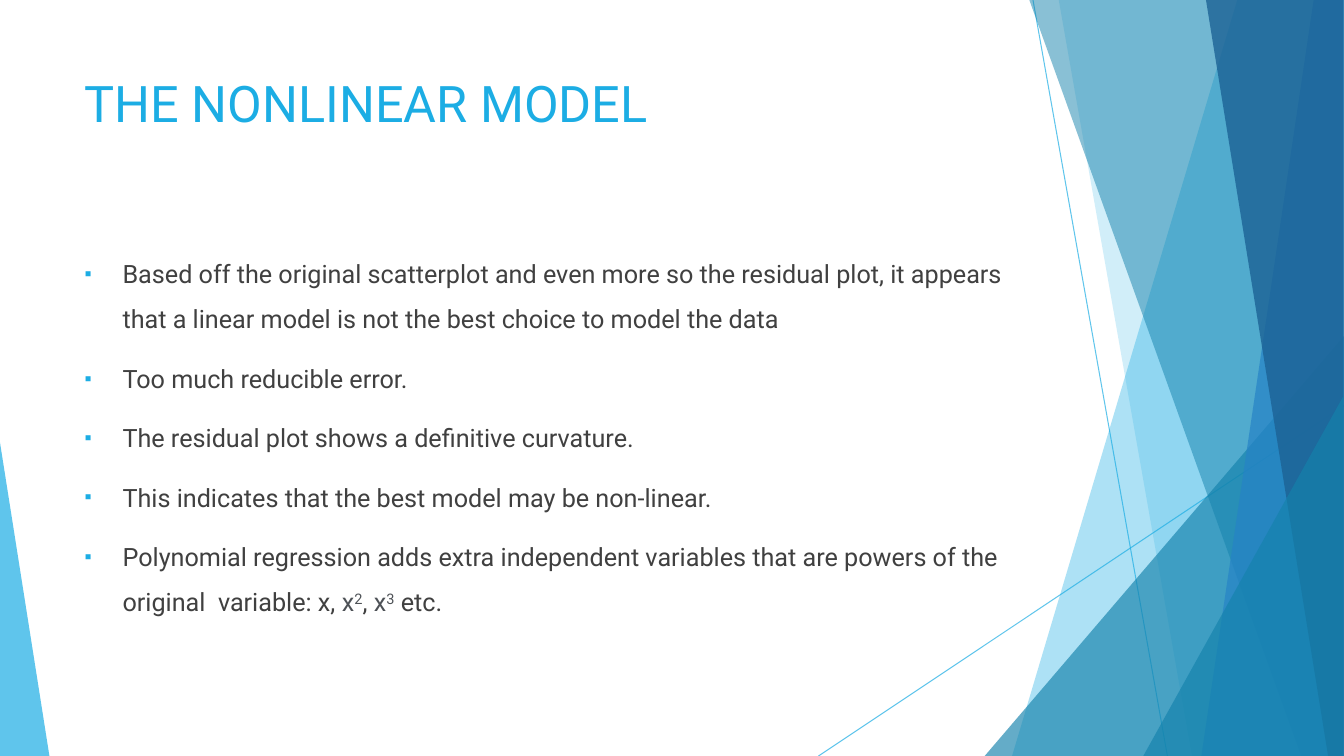
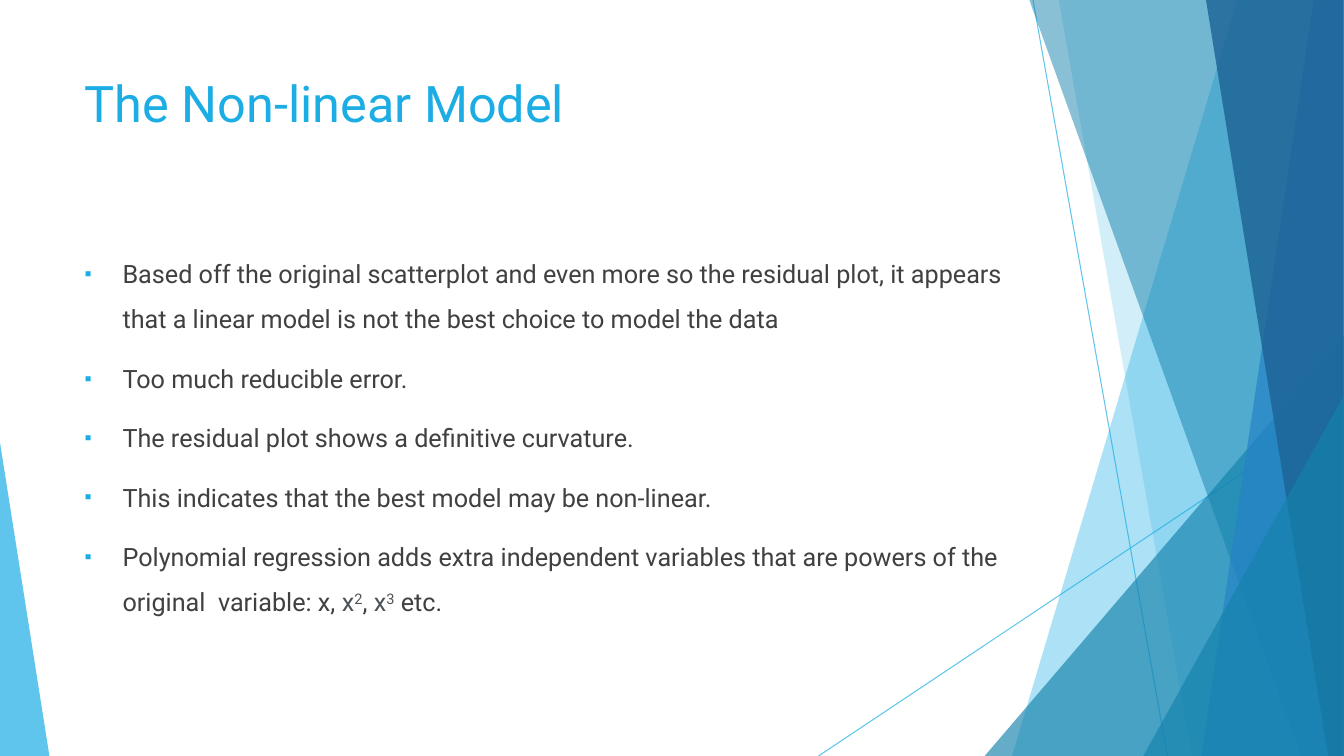
Before and after one commit to GabrielSantos33/Non-linear-regression, a slide deck: slide 8 of Non Linear regression.pptx. Drawn at 1344x756 pixels with LibreOffice and Linux fonts; fonts in the diff are those of the drawing. Boxes give left, top, right and bottom in pixels: in the first picture for what was removed or moved away, otherwise in the second. Text is boxed around its words. In the diff, an @@ line names an element or a change of style, - is before the commit and + after.

```diff
--- a/Non Linear regression.pptx
+++ b/Non Linear regression.pptx
@@ title at (85, 84, 564, 123): text changed @@
-THE NONLINEAR MODEL
+The Non-linear Model
```
Also in this commit, not shown: 6 other slides changed, 11 slides added, 1 slide removed.
